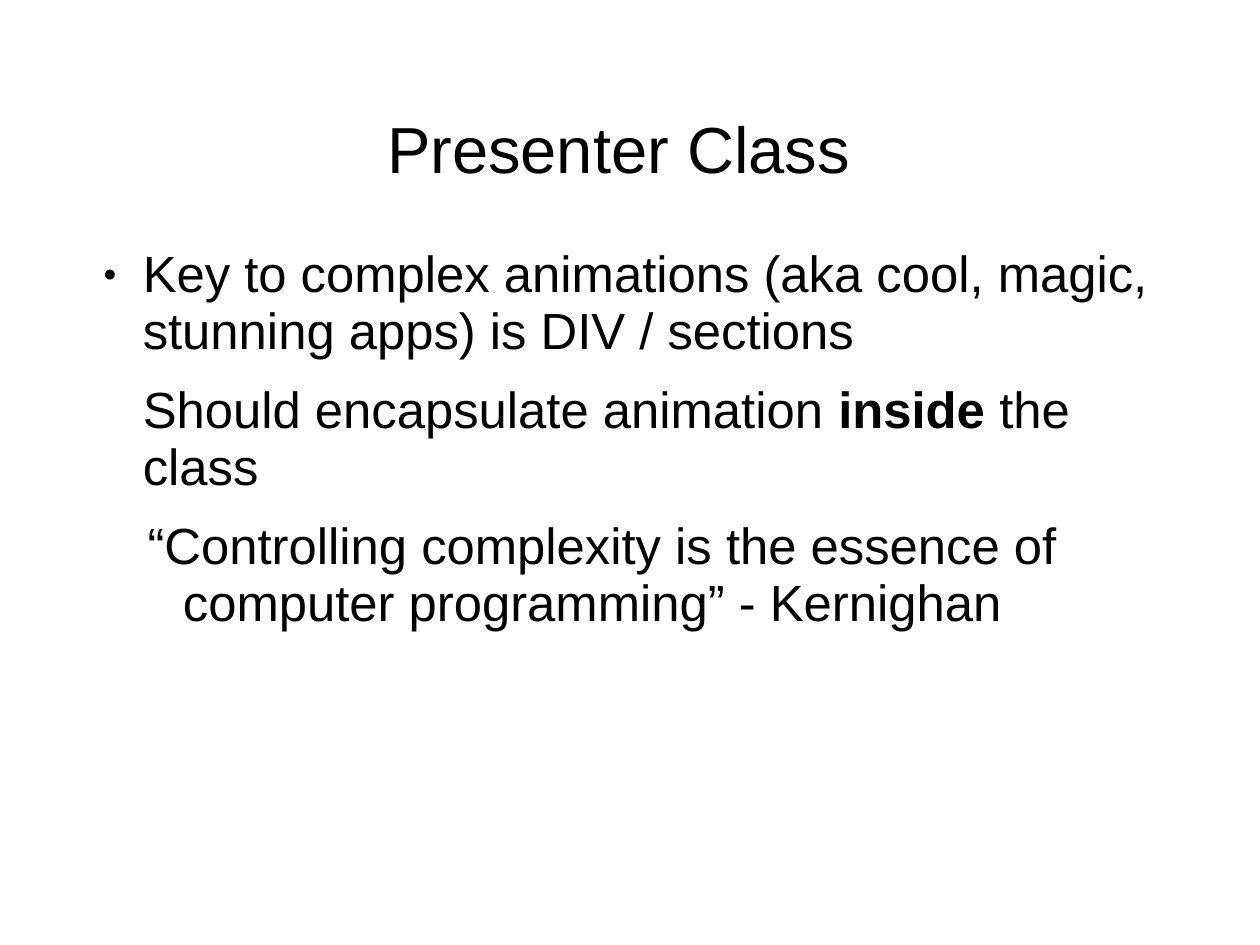
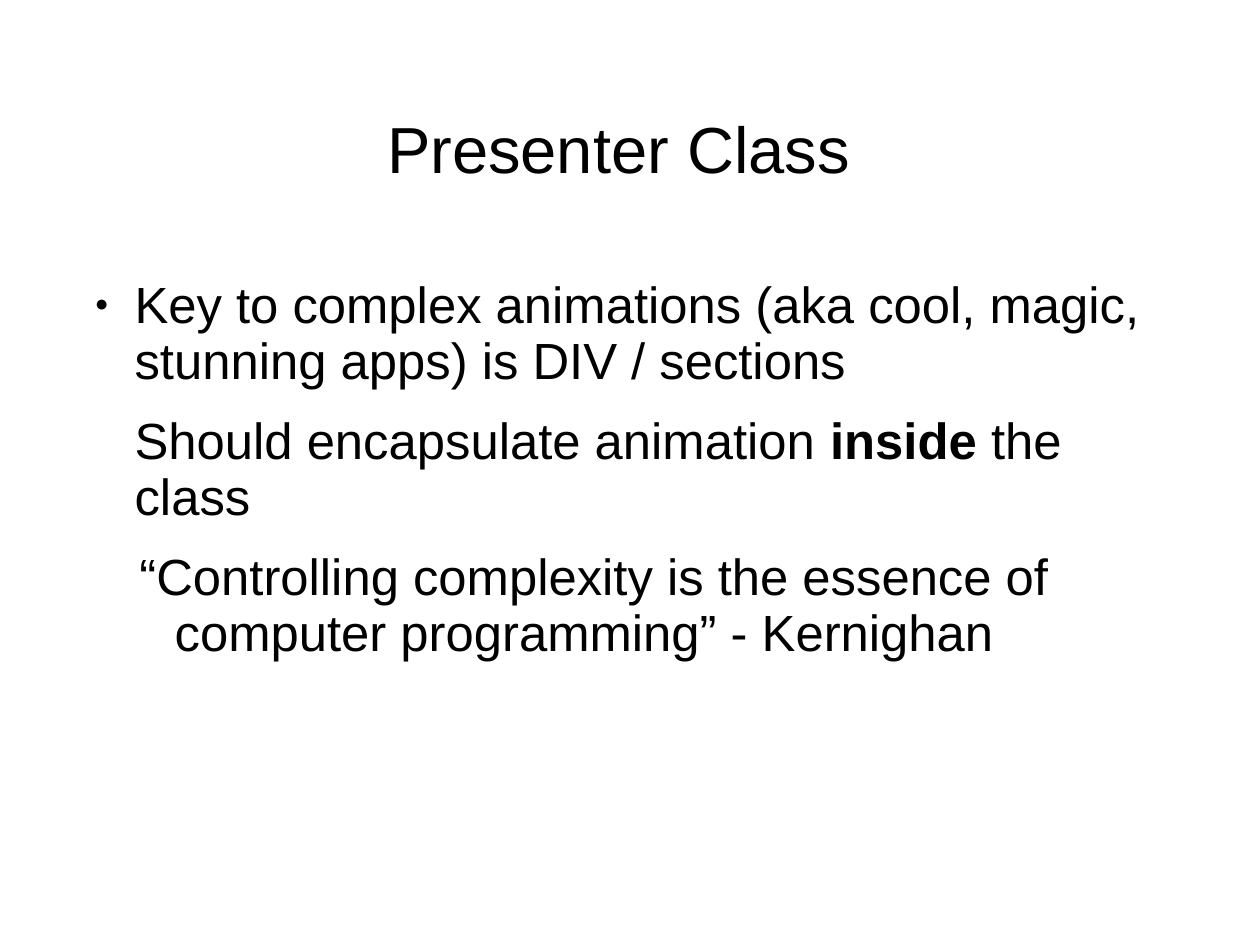
Before and after one commit to shawea/blueGrass, a slide deck: slide 28 of trainTheTrainer/1of2.odp (slide 29 before the commit). Drawn at 1260x945 pixels with LibreOffice and Linux fonts; fonts in the diff are those of the drawing; background and template pictures are left out. Boxes give left, top, right and bottom in pixels: in the first picture for what was removed or moved away, otherwise in the second. Text is boxed around its words. In the diff, an @@ line names an element or a change of style, - is before the commit and + after.

```diff
--- a/trainTheTrainer/1of2.odp
+++ b/trainTheTrainer/1of2.odp
@@ text "Key to complex animations (aka ...": place and size @@
-text "Key to complex animations (aka ..." at [143, 255, 1148, 631]
+text "Key to complex animations (aka ..." at [135, 286, 1140, 662]
```
Also in this commit, not shown: 3 other slides changed, 1 slide removed, 22 other files.
